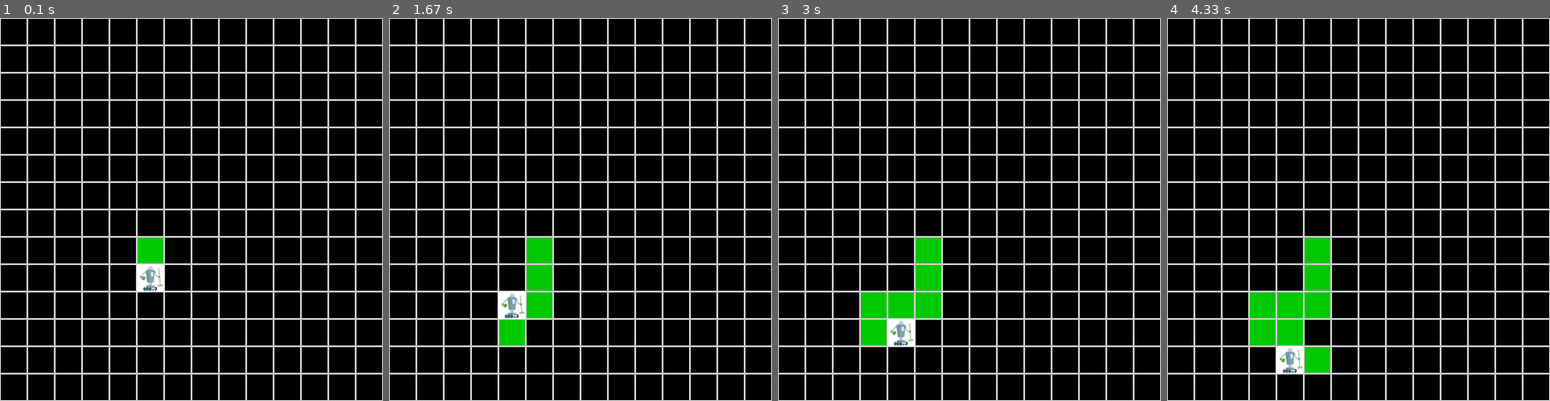
Above: before the commit, frames 1-4 (left to right).
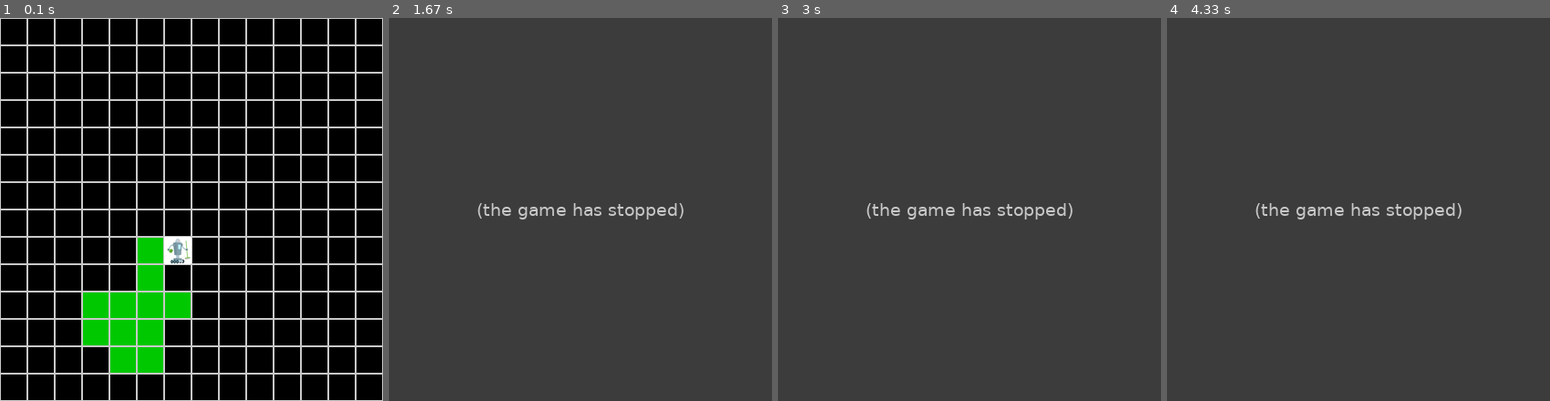
Above: after the commit, the same moments.

Repository: jjcastle1992/CS7320_A4_RoboVac
Game: pygame game, started from PygameRoboVac.py
Same seed, same stepped clock (60 frames per second), same inputs: the game is played once before the commit and once after it.
Inputs:
- Up to frame 1 (0.1 s): no input
- Up to frame 2 (1.67 s): no input
- Up to frame 3 (3 s): no input
- Up to frame 4 (4.33 s): no input

The runs differ from the first frame. In frame 1, 5.0% of the frame differs, in the area x 21-50%, y 57-93%; in frame 2, 100%, in the area x 0-100%, y 0-100%; in frame 3, 100%; in frame 4, 100%.
After the commit the program exited at 1.58 s; later frames show no game.

Commit message:
Update print at game end to include room dim. Also decrease delay.

Diff:
--- a/PygameRoboVac.py
+++ b/PygameRoboVac.py
@@ -236,7 +236,7 @@
     pygame.display.update()
 
     ## CONTROL GAME SPEED   ** OK to change  **
-    delay_time = 400
+    delay_time = 4
     # game delay in milliseconds between cycles
 
     move_count = 5  # track number of moves
@@ -256,11 +256,13 @@
 
                 f"--------------------------------------\n"
                 f"RESULTS ***** {result_str}\n"
+                  f"Room Dimensions: {robo_vac.room_width}w x "
+                  f"{robo_vac.room_height}h\n"
                   f"{robo_vac.name} ID={robo_vac.id} {get_date_time()}"
                   f"\nLevel: {room.game_level}  Coverage: "
                   f"{((len(room.clean_set)/room.max_tiles)*100):.1f}%\n"
                   f"Cycles: {move_count} Tiles Cleaned: "
-                  f"{len(room.clean_set)} Max Tiles: {room.max_tiles}"
+                  f"{len(room.clean_set)} Max Tiles: {room.max_tiles} "
                   f"Total Tiles {room.max_tiles}\n"
                   f"Efficiency: {(room.max_tiles/move_count):.2f}"
                   )
